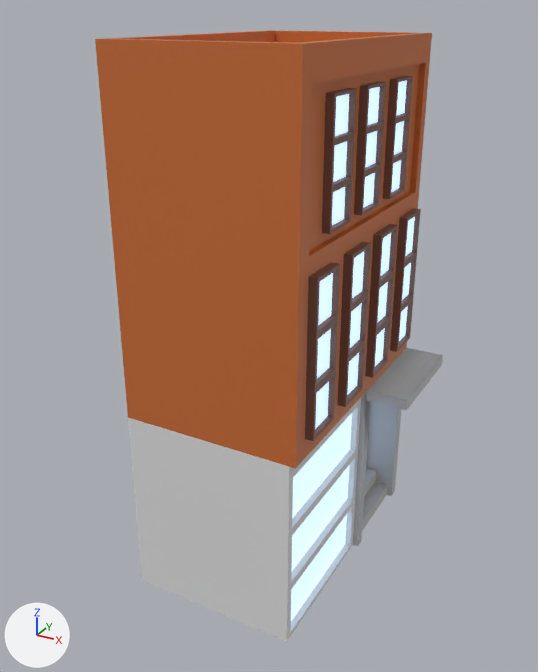
An edit to the FBX model Assets/3dmodels/House 3.1.fbx, drawn before and after from the same camera.
Camera for both pictures: a camera (50 mm lens) standing at (-11.39, -146.82, 18.08) and looking at (-22.19, -127.2, 8.27). Arrows for +X, +Y and +Z are at lower left; the lights stay in place. The picture after the commit comes second. Where no turn or scale is listed for an object, it has been applied to the vertices.

In view in the first picture: 'House 3.002'.
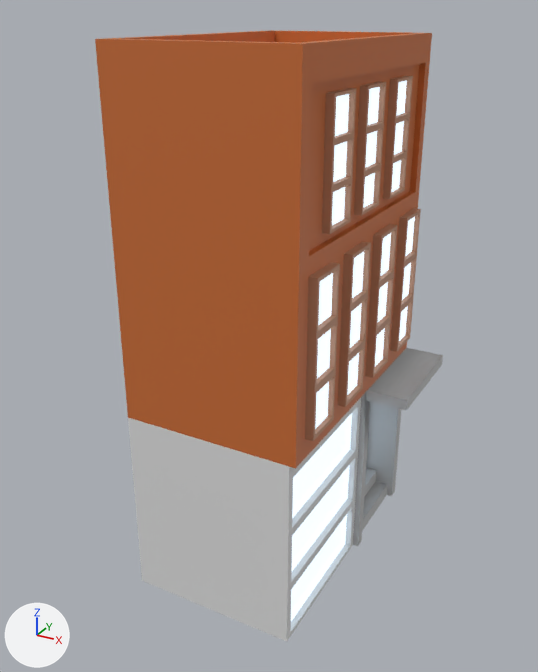
What differs and where, as boxes [x1, y1, x2, y2] in the pictures (538 x 672 px):
'House 3.002', recoloured
    both: [289, 73, 421, 629]

The change, as a diff of the scene's bpy script:
```diff
--- a/Assets/3dmodels/House 3.1.fbx.py
+++ b/Assets/3dmodels/House 3.1.fbx.py
@@ mat_çerçeve @@
 mat_çerçeve = principled_material('Çerçeve')
-mat_çerçeve.base_color = (0.191, 0.0887, 0.0648)  # brown #795448
+mat_çerçeve.base_color = (0.521, 0.258, 0.153)  # brown #bf8b6d
@@ mat_cam @@
 mat_cam.roughness = 0.0
-mat_cam.emission_color = (0.405, 0.654, 1.0)  # blue #abd3ff
+mat_cam.emission_color = (0.598, 0.807, 1.0)  # blue #cbe8ff
 mat_cam.emission_strength = 1.0
```
